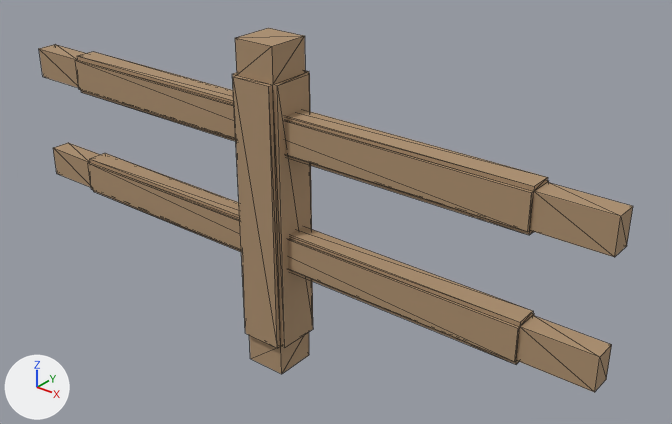
The glTF model public/assets/models/environment/env_common_fence_post.glb, before and after one commit.
One viewpoint serves both versions: a 50 mm lens placed at (1.624, -1.754, 1.648), pointed at (0.136, 0.105, 0.495). The lights are fixed; the arrows at lower left show +X, +Y and +Z. The first picture is the older version. Mesh edges are drawn as thin lines. Vertices at exactly the same position are counted once.

The older version as bpy lines, for what is in view:
```python
me_box = bpy.data.meshes.new('box')
me_box.from_pydata(...)  # 96 vertices, 180 faces; spans x -1.0..1.0, y -0.08..0.08, z 0.0..1.0
me_box.materials.append(mat_m3)  # beige #ad906f
ob_box = bpy.data.objects.new('box', me_box)
ob_box.location = (0.0, 0.0, 0.0)
```
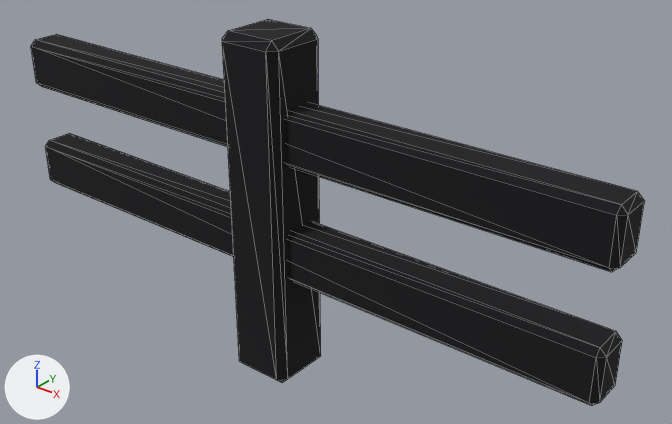
Location of each change, [x1, y1, x2, y2] in pixels of the pictures (672 x 424 px):
'box', reshaped, moved, rescaled (6% taller)
    before: [39, 28, 633, 392]
    after: [31, 19, 645, 406]
part 1 of me_box, rebuilt (not visible afterwards)
    before: [232, 28, 313, 374]
part 2 of me_box, added (black)
    after: [222, 19, 321, 383]
part 3 of me_box, added (black)
    after: [31, 34, 645, 272]
part 4 of me_box, added (black)
    after: [46, 133, 622, 406]
part 5 of me_box, deleted (beige)
    before: [39, 44, 633, 257]
part 6 of me_box, deleted (beige)
    before: [53, 143, 612, 392]

Patch to the scene script:
```diff
--- a/public/assets/models/environment/env_common_fence_post.glb.py
+++ b/public/assets/models/environment/env_common_fence_post.glb.py
@@ mat_outline_ink @@
+mat_outline_ink = principled_material('Outline_Ink')
+mat_outline_ink.base_color = (0.004, 0.004, 0.006)  # black #0d0d12
+mat_outline_ink.roughness = 1.0
@@ me_box @@
 # used by ob_box; location = (0.0, 0.0, 0.0)
-me_box.from_pydata(...)  # 96 vertices, 180 faces; spans x -1.0..1.0, y -0.08..0.08, z 0.0..1.0
+me_box.from_pydata(...)  # 144 vertices, 264 faces; spans x -1.0..1.0, y -0.1..0.1, z -0.51..0.51
+# me_box part 1: the loose piece of 32 vertices spanning x -0.08..0.08, y -0.08..0.08, z 0.0..1.0 is rebuilt with 24 vertices and now spans x -0.08..0.08, y -0.08..0.08, z -0.49..0.49
+# me_box part 2: a new loose piece of 24 vertices spanning x -0.1..0.1, y -0.1..0.1, z -0.51..0.51, in mat_outline_ink (black #0d0d12)
+# me_box part 3: a new loose piece of 24 vertices spanning x -1.0..1.0, y -0.06..0.06, z 0.17..0.32, in mat_outline_ink (black #0d0d12)
+# me_box part 4: a new loose piece of 24 vertices spanning x -1.0..1.0, y -0.06..0.06, z -0.18..-0.02, in mat_outline_ink (black #0d0d12)
+# me_box part 5: the loose piece of 32 vertices spanning x -1.0..1.0, y -0.04..0.04, z 0.69..0.81 is deleted
+# me_box part 6
+# 32 vertices are removed from x -1.0..1.0, y -0.04..0.04, z 0.34..0.46
+# 60 faces are deleted
+# other edits to the shape of me_box do not show in these pictures
 me_box.materials.append(mat_m3)
+me_box.materials.append(mat_outline_ink)  # black #0d0d12
@@ ob_box @@
 ob_box = bpy.data.objects.new('box', me_box)
-ob_box.location = (0.0, 0.0, 0.0)
+ob_box.location = (0.0, 0.0, 0.5)
+ob_box.scale = (1.02, 1.02, 1.02)
```
